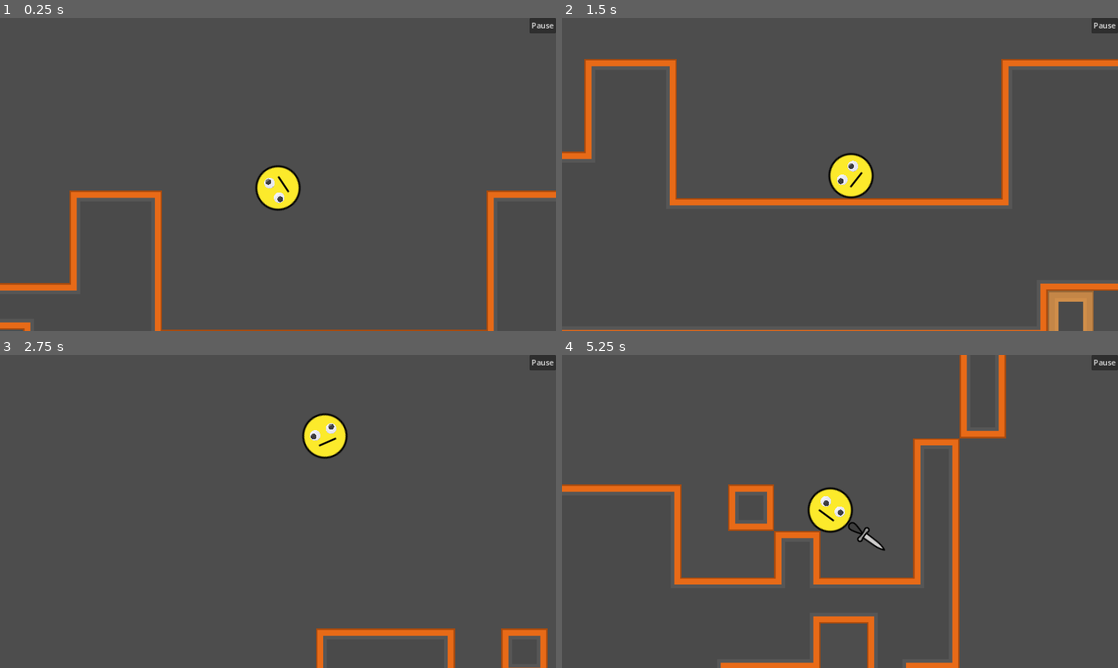
Above: before the commit, frames 1-4 (two rows, left to right).
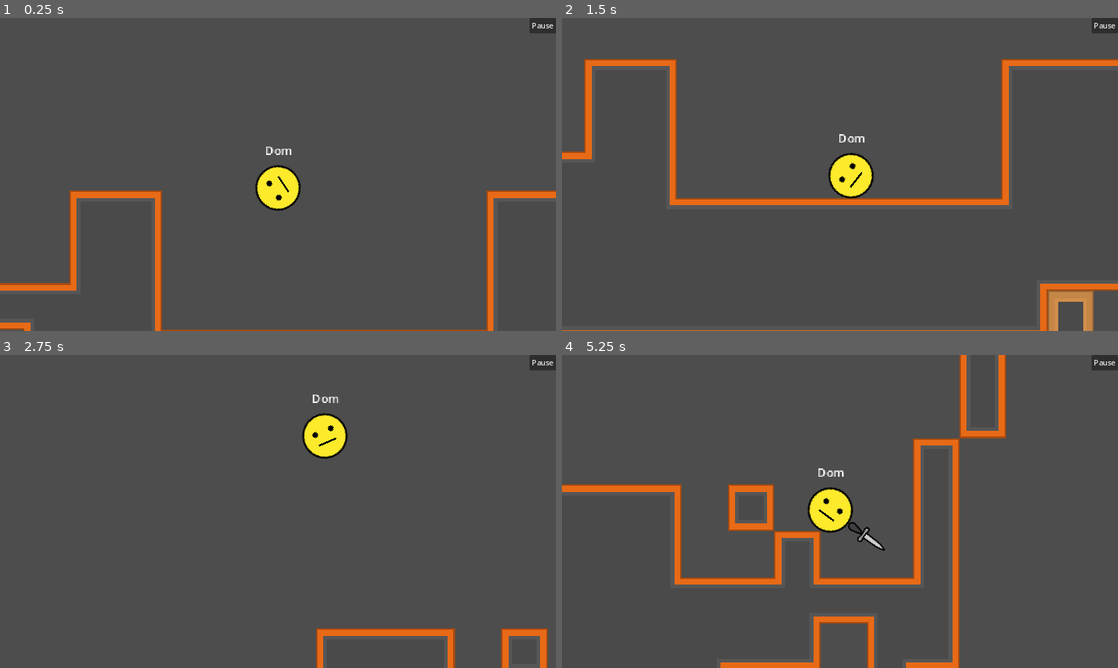
Above: after the commit, the same moments.

Repository: DominickRobinson/TheEmojiVideoGame
Game: Godot game, scene res://Scenes/Levels/test_stage.tscn
Two runs of this game, one before a commit and one after it. Both use one fixed random seed, a clock stepped at 60 frames per second and the inputs below.
Inputs (mouse positions are in pixels of both pictures, inside the frame that each line leads up to):
- Up to frame 1 (0.25 s): no input
- Up to frame 2 (1.5 s): click "Pause" at 0.5 s; click "Resume Game" at 1.25 s
- Up to frame 3 (2.75 s): tap Enter (ui_accept) at 2, 2.27 s; move the mouse to (400, 495) at 2.02 s; hold Right (ui_right) from 2.03 s (still down)
- Up to frame 4 (5.25 s): move the mouse to (728, 527) at 2.77 s; release Right (ui_right) at 2.78 s; hold Down (ui_down) 2.78-3.53 s; tap Enter (ui_accept) at 3.02, 4.52 s; move the mouse to (895, 442) at 3.52 s; hold Right (ui_right) 3.53-5.03 s; move the mouse to (812, 574) at 4.27 s; move the mouse to (1006, 558) at 5.02 s; hold Left (ui_left) from 5.03 s (still down)

The runs differ from the first frame. In frame 1, 0.5% of the frame differs, in the area x 0-100%, y 1-100%; in frame 2, 0.8%; in frame 3, 0.5%; in frame 4, 1.0%, in the area x 0-100%, y 0-100%.

Commit message:
created sound, music managers, set googly eyes button, drafted scene tree layout, etc.

Diff:
--- /dev/null
+++ b/Autoloads/Misc/music_player.gd
@@ -0,0 +1,27 @@
+class_name MusicPlayer
+extends AudioStreamPlayer
+
+
+
+func _ready():
+	loop()
+
+
+func play_sound(sound : AudioStream):
+	#loads stream into audio player and plays sound effect
+	stream = sound
+	play()
+
+	#wait until finished to see if need to loop
+	await self.finished
+
+	#loops if necessary
+	play()
+
+
+func stop_playing():
+	stop()
+
+
+func loop():
+	self.finished.connect(play)
--- /dev/null
+++ b/Autoloads/Misc/music_player.tscn
@@ -0,0 +1,6 @@
+[gd_scene load_steps=2 format=3 uid="uid://b504mdxy4n55x"]
+
+[ext_resource type="Script" path="res://Autoloads/Misc/music_player.gd" id="1_hid1s"]
+
+[node name="MusicPlayer" type="AudioStreamPlayer"]
+script = ExtResource("1_hid1s")
--- /dev/null
+++ b/Autoloads/Misc/sound_player.gd
@@ -0,0 +1,28 @@
+class_name SoundPlayer
+extends AudioStreamPlayer
+
+
+
+func play_sound(sound : AudioStream, loop := false):
+
+	#loops audio if necessary
+	if loop: loop()
+	else: unloop()
+
+	#loads stream into audio player and plays sound effect
+	stream = sound
+	play()
+
+	#returns self in case whoever called this needs to know which sound effect player
+	return self
+
+
+func stop_playing():
+	stop()
+
+
+func loop():
+	self.finished.connect(play)
+
+func unloop():
+	self.finished.disconnect(play)
--- /dev/null
+++ b/Autoloads/Misc/sound_player.tscn
@@ -0,0 +1,10 @@
+[gd_scene load_steps=2 format=3 uid="uid://cok2detyy3y6o"]
+
+[ext_resource type="Script" path="res://Autoloads/Misc/sound_player.gd" id="1_mm7mh"]
+
+[node name="SoundPlayer" type="AudioStreamPlayer"]
+editor_description = "var occupied  <-- is stream player being used
+  (for sound effects that require more than just one-shot playing)
+
+Remember to move soundplayer2D to position where sound is coming from"
+script = ExtResource("1_mm7mh")
--- /dev/null
+++ b/Autoloads/Misc/sound_player_2d.gd
@@ -0,0 +1,39 @@
+class_name SoundPlayer2D
+extends AudioStreamPlayer2D
+
+
+var node_following
+
+
+
+func _physics_process(delta):
+	if node_following != null:
+		global_position = node_following.global_position
+
+
+func start_following(node):
+	node_following = node
+
+
+func stop_following():
+	node_following = null
+
+
+func play_sound(sound : AudioStream, loop := false):
+	#loads stream into audio player and plays sound effect
+	stream = sound
+	play()
+
+	#wait until finished to see if need to loop
+	await self.finished
+
+	#loops if necessary
+	if loop:
+		play()
+
+	#returns self in case whoever called this needs to know which sound effect player
+	return self
+
+
+func stop_playing():
+	stop()
--- /dev/null
+++ b/Autoloads/Misc/sound_player_2d.tscn
@@ -0,0 +1,11 @@
+[gd_scene load_steps=2 format=3 uid="uid://cbw4fm4yormuu"]
+
+[ext_resource type="Script" path="res://Autoloads/Misc/sound_player_2d.gd" id="1_u5myu"]
+
+[node name="SoundPlayer2D" type="AudioStreamPlayer2D"]
+editor_description = "var occupied  <-- is stream player being used
+  (for sound effects that require more than just one-shot playing)
+
+Remember to move soundplayer2D to position where sound is coming from"
+scale = Vector2(1, 0.998895)
+script = ExtResource("1_u5myu")
--- /dev/null
+++ b/Autoloads/MusicManager.gd
@@ -0,0 +1,17 @@
+extends Node
+
+
+var MusicPlayerInstance = preload("res://Autoloads/Misc/music_player.tscn")
+
+var music_dictionary = {}
+var music_player
+
+func _ready():
+	music_player = MusicPlayerInstance.instantiate()
+	add_child(music_player)
+
+#plays track
+func play_song(song_name : String):
+	var song_filepath = music_dictionary[song_name]
+	var song = load(song_filepath)
+	music_player.play_song(song)
--- /dev/null
+++ b/Autoloads/PlayerManager.gd
@@ -0,0 +1,33 @@
+extends Node
+
+
+var players : Array[Player]
+
+var googly_mode = false
+
+
+# Called when the node enters the scene tree for the first time.
+func _ready():
+	get_all_players()
+
+
+func get_all_players():
+	players.clear()
+	get_player_children(get_tree().get_root())
+	print(players)
+
+
+func get_player_children(node = self):
+	var children = node.get_children()
+	for c in children:
+		if is_instance_valid(c):
+			if c is Player:
+				players.append(c)
+			get_player_children(c)
+
+
+func set_googly_eyes(googly_on := true):
+	get_all_players()
+	for p in players:
+		p = p as Player
+		p.googly_eyes_mode = googly_on
--- /dev/null
+++ b/Autoloads/SoundManager.gd
@@ -0,0 +1,52 @@
+extends Node
+
+
+var sound_effects_dictionary = {}
+var SoundPlayerInstance = preload("res://Autoloads/Misc/sound_player.tscn")
+var SoundPlayer2DInstance = preload("res://Autoloads/Misc/sound_player_2d.tscn")
+var sound_players : Array[SoundPlayer]
+var sound_players_2d : Array[SoundPlayer2D]
+
+var number_of_sound_players = 10
+var number_of_sound_players_2d = 10
+
+
+func _ready():
+	#create sound players
+	for i in number_of_sound_players:
+		var a = SoundPlayerInstance.instantiate()
+		add_child(a)
+		sound_players.append(a)
+	#create 2d sound players
+	for i in number_of_sound_players_2d:
+		var a = SoundPlayer2DInstance.instantiate()
+		add_child(a)
+		sound_players_2d.append(a)
+
+
+#play regular sound
+func play_sound(sound_name : String, node):
+	var sound_filepath = sound_effects_dictionary[sound_name]
+	var sound = load(sound_filepath)
+	var sound_player = get_free_sound_player().play_sound(sound)
+	return sound_player
+#plays 2d sound
+func play_sound_2d(sound_name : String, node):
+	var sound_filepath = sound_effects_dictionary[sound_name]
+	var sound = load(sound_filepath)
+	var sound_player_2d = get_free_sound_player_2d().play_sound(sound)
+	#because this is 2d sound, we want to follow the node that called this function
+	sound_player_2d.set_following(node)
+	return sound_player_2d
+
+
+#finds an unoccupied sound player
+func get_free_sound_player():
+	for a in sound_players:
+		if not a.playing:
+			return a
+#finds an unoccupied 2d sound player
+func get_free_sound_player_2d():
+	for a in sound_players_2d:
+		if not a.playing:
+			return a
--- /dev/null
+++ b/Brainstorm/everything_structure_brainstorm.tscn
@@ -0,0 +1,142 @@
+[gd_scene load_steps=7 format=3 uid="uid://bqqklfmr3vf3m"]
+
+[ext_resource type="PackedScene" uid="uid://cbw4fm4yormuu" path="res://Autoloads/Misc/sound_player_2d.tscn" id="1_a3ak0"]
+[ext_resource type="PackedScene" uid="uid://b504mdxy4n55x" path="res://Autoloads/Misc/music_player.tscn" id="1_amudg"]
+[ext_resource type="Script" path="res://Autoloads/MusicManager.gd" id="1_rjy0k"]
+[ext_resource type="PackedScene" uid="uid://cok2detyy3y6o" path="res://Autoloads/Misc/sound_player.tscn" id="2_n0wv2"]
+[ext_resource type="Script" path="res://Autoloads/SoundManager.gd" id="3_ci7b3"]
+[ext_resource type="Script" path="res://Autoloads/PlayerManager.gd" id="6_r1eap"]
+
+[node name="EverythingStructureBrainstorm" type="Node"]
+editor_description = "brainstorming scene tree structure"
+
+[node name="Autoloads" type="Node" parent="."]
+
+[node name="MusicManager" type="Node" parent="Autoloads"]
+editor_description = "Contains audiostream to play music"
+script = ExtResource("1_rjy0k")
+
+[node name="MusicPlayer" parent="Autoloads/MusicManager" instance=ExtResource("1_amudg")]
+
+[node name="SoundManager" type="Node" parent="Autoloads"]
+editor_description = "Contains pool of audiostreams to play sound effects"
+script = ExtResource("3_ci7b3")
+
+[node name="SoundPlayer2D" parent="Autoloads/SoundManager" instance=ExtResource("1_a3ak0")]
+
+[node name="SoundPlayer" parent="Autoloads/SoundManager" instance=ExtResource("2_n0wv2")]
+
+[node name="LevelManager" type="Node" parent="Autoloads"]
+editor_description = "List of levels and contains functions to transition between them"
+
+[node name="MultiplayerManager" type="Node" parent="Autoloads"]
+
+[node name="PlayerManager" type="Node" parent="Autoloads"]
+editor_description = "Keeps track of personal player info like id, display name, node path, etc."
+script = ExtResource("6_r1eap")
+
+[node name="CameraManager" type="Node" parent="Autoloads"]
+editor_description = "maybe needed?
+Cameras container can connect to this manager on level load"
+
+[node name="GUI" type="CanvasLayer" parent="."]
+
+[node name="Pause" type="Control" parent="GUI"]
+layout_mode = 3
+anchors_preset = 0
+offset_right = 40.0
+offset_bottom = 40.0
+
+[node name="PauseButton" type="Control" parent="GUI/Pause"]
+anchors_preset = 0
+offset_right = 40.0
+offset_bottom = 40.0
+
+[node name="PauseMenu" type="Control" parent="GUI/Pause"]
+anchors_preset = 0
+offset_right = 40.0
+offset_bottom = 40.0
+
+[node name="Transition" type="Control" parent="GUI"]
+layout_mode = 3
+anchors_preset = 0
+offset_right = 40.0
+offset_bottom = 40.0
+
+[node name="Players" type="Node" parent="."]
+editor_description = "Contains functions that apply to all players: set googly eyes, toggle player tags"
+
+[node name="LevelContainer" type="Node" parent="."]
+
+[node name="Level" type="Node2D" parent="LevelContainer"]
+
+[node name="Tilemap" type="Node2D" parent="LevelContainer/Level"]
+
+[node name="Objects" type="Node2D" parent="LevelContainer/Level"]
+
+[node name="Spawnpoints" type="Node2D" parent="LevelContainer/Level"]
+
+[node name="Rules" type="Node" parent="LevelContainer/Level"]
+editor_description = "Contains rules for specific minigame
+Should connect signals e.g. on bounce in volleyball, double bounce in tennis, etc."
+
+[node name="CanvasLayer" type="CanvasLayer" parent="LevelContainer/Level/Rules"]
+
+[node name="HowToPlay" type="Control" parent="LevelContainer/Level/Rules/CanvasLayer"]
+editor_description = "Both players are ready and game begins when they click to exit the screen"
+layout_mode = 3
+anchors_preset = 0
+offset_right = 40.0
+offset_bottom = 40.0
+
+[node name="Scores" type="Control" parent="LevelContainer/Level/Rules/CanvasLayer"]
+layout_mode = 3
+anchors_preset = 0
+offset_right = 40.0
+offset_bottom = 40.0
+
+[node name="ParallaxBackground" type="ParallaxBackground" parent="LevelContainer/Level"]
+
+[node name="ParallaxLayer" type="ParallaxLayer" parent="LevelContainer/Level/ParallaxBackground"]
+
+[node name="Cameras" type="Node2D" parent="."]
+editor_description = "@export var camera_limits : Vetcor2"
+
+[node name="FollowCamera" type="Camera2D" parent="Cameras"]
+
+[node name="MainCamera" type="Camera2D" parent="Cameras"]
+
+[node name="Notes" type="Node" parent="."]
+editor_description = "-Document physics, canvas layers
+-etc."
+
+[node name="ScenesNeeded" type="Node" parent="Notes"]
+
+[node name="MainMenu" type="Node" parent="Notes/ScenesNeeded"]
+
+[node name="Lobby" type="Node" parent="Notes/ScenesNeeded"]
+editor_description = "Contains portals to each game"
+
+[node name="Games" type="Node" parent="Notes/ScenesNeeded"]
+
+[node name="Tennis" type="Node" parent="Notes/ScenesNeeded/Games"]
+
+[node name="Volleyball" type="Node" parent="Notes/ScenesNeeded/Games"]
+
+[node name="Golf" type="Node" parent="Notes/ScenesNeeded/Games"]
+
+[node name="Basketball" type="Node" parent="Notes/ScenesNeeded/Games"]
+
+[node name="Soccer" type="Node" parent="Notes/ScenesNeeded/Games"]
+
+[node name="Sprint" type="Node" parent="Notes/ScenesNeeded/Games"]
+
+[node name="Horse Racing" type="Node" parent="Notes/ScenesNeeded/Games"]
+
+[node name="Platformer" type="Node" parent="Notes/ScenesNeeded/Games"]
+
+[node name="Fighting" type="Node" parent="Notes/ScenesNeeded/Games"]
+
+[node name="SwordFighting" type="Node" parent="Notes/ScenesNeeded/Games/Fighting"]
+
+[node name="Boxing" type="Node" parent="Notes/ScenesNeeded/Games/Fighting"]
--- /dev/null
+++ b/Scenes/Screens/MultiplayerMenuContainer.gd
@@ -0,0 +1,19 @@
+extends PanelContainer
+
+
+@onready var address_entry = $VBoxContainer/AddressEntry
+
+const Player = preload("res://Scenes/player.tscn")
+const PORT = 9999
+var enet_peer = ENetMultiplayerPeer.new()
+
+func _on_host_button_pressed():
+	enet_peer.create_server(PORT)
+	multiplayer.multiplayer_peer = enet_peer
+
+func _on_join_button_pressed():
+	pass # Replace with function body.
+
+func add_player(peer_id):
+	var player = Player.instantiate()
+	player.name = str(peer_id)
--- /dev/null
+++ b/Scenes/Screens/main_menu.tscn
@@ -0,0 +1,76 @@
+[gd_scene load_steps=2 format=3 uid="uid://c0j2dviphpgof"]
+
+[ext_resource type="Script" path="res://Scenes/Screens/MultiplayerMenuContainer.gd" id="1_p2ner"]
+
+[node name="MainMenu" type="Control"]
+layout_mode = 3
+anchors_preset = 15
+anchor_right = 1.0
+anchor_bottom = 1.0
+grow_horizontal = 2
+grow_vertical = 2
+metadata/_edit_use_anchors_ = true
+
+[node name="CenterContainer" type="CenterContainer" parent="."]
+layout_mode = 2
+offset_left = 459.0
+offset_top = 215.0
+offset_right = 693.0
+offset_bottom = 433.0
+size_flags_horizontal = 4
+size_flags_vertical = 4
+
+[node name="VBoxContainer" type="VBoxContainer" parent="CenterContainer"]
+layout_mode = 2
+alignment = 1
+
+[node name="TitleContainer" type="PanelContainer" parent="CenterContainer/VBoxContainer"]
+layout_mode = 2
+
+[node name="Label" type="Label" parent="CenterContainer/VBoxContainer/TitleContainer"]
+layout_mode = 2
+theme_override_font_sizes/font_size = 30
+text = "The Emoji Game"
+horizontal_alignment = 1
+
+[node name="Control" type="Control" parent="CenterContainer/VBoxContainer"]
+custom_minimum_size = Vector2(0, 20)
+layout_mode = 2
+
+[node name="MultiplayerMenuContainer" type="PanelContainer" parent="CenterContainer/VBoxContainer"]
+layout_mode = 2
+script = ExtResource("1_p2ner")
+
+[node name="VBoxContainer" type="VBoxContainer" parent="CenterContainer/VBoxContainer/MultiplayerMenuContainer"]
+layout_mode = 2
+
+[node name="Label" type="Label" parent="CenterContainer/VBoxContainer/MultiplayerMenuContainer/VBoxContainer"]
+layout_mode = 2
+theme_override_font_sizes/font_size = 20
+text = "Multiplayer"
+horizontal_alignment = 1
+
+[node name="Control" type="Control" parent="CenterContainer/VBoxContainer/MultiplayerMenuContainer/VBoxContainer"]
+custom_minimum_size = Vector2(0, 10)
+layout_mode = 2
+
+[node name="JoinButton" type="Button" parent="CenterContainer/VBoxContainer/MultiplayerMenuContainer/VBoxContainer"]
+layout_mode = 2
+text = "Join"
+
+[node name="Control2" type="Control" parent="CenterContainer/VBoxContainer/MultiplayerMenuContainer/VBoxContainer"]
+custom_minimum_size = Vector2(0, 5)
+layout_mode = 2
+
+[node name="HostButton" type="Button" parent="CenterContainer/VBoxContainer/MultiplayerMenuContainer/VBoxContainer"]
+layout_mode = 2
+text = "Host"
+
+[node name="AddressEntry" type="LineEdit" parent="CenterContainer/VBoxContainer/MultiplayerMenuContainer/VBoxContainer"]
+layout_mode = 2
+placeholder_text = "Enter address here to join"
+alignment = 1
+expand_to_text_length = true
+
+[connection signal="pressed" from="CenterContainer/VBoxContainer/MultiplayerMenuContainer/VBoxContainer/JoinButton" to="CenterContainer/VBoxContainer/MultiplayerMenuContainer" method="_on_join_button_pressed"]
+[connection signal="pressed" from="CenterContainer/VBoxContainer/MultiplayerMenuContainer/VBoxContainer/HostButton" to="CenterContainer/VBoxContainer/MultiplayerMenuContainer" method="_on_host_button_pressed"]
--- a/Scenes/UI/gui.gd
+++ b/Scenes/UI/gui.gd
@@ -5,7 +5,6 @@
 func _ready():
 	visible = true
 
-
 # Called every frame. 'delta' is the elapsed time since the previous frame.
 func _process(delta):
 	pass
--- a/Scenes/UI/gui.tscn
+++ b/Scenes/UI/gui.tscn
@@ -23,6 +23,7 @@
 offset_left = -55.0
 offset_bottom = 31.0
 grow_horizontal = 0
+focus_mode = 0
 text = "Pause"
 
 [node name="PauseMenu" type="Control" parent="Pause"]
@@ -32,67 +33,93 @@
 anchor_bottom = 1.0
 grow_horizontal = 2
 grow_vertical = 2
+mouse_filter = 2
 
-[node name="Panel" type="Panel" parent="Pause/PauseMenu"]
+[node name="PanelContainer" type="PanelContainer" parent="Pause/PauseMenu"]
 layout_mode = 1
-anchors_preset = 15
-anchor_right = 1.0
-anchor_bottom = 1.0
+anchors_preset = 8
+anchor_left = 0.5
+anchor_top = 0.5
+anchor_right = 0.5
+anchor_bottom = 0.5
+offset_left = -119.0
+offset_top = -198.5
+offset_right = 119.0
+offset_bottom = 198.5
 grow_horizontal = 2
 grow_vertical = 2
 
-[node name="CenterContainer" type="CenterContainer" parent="Pause/PauseMenu"]
-layout_mode = 1
-anchors_preset = 15
-anchor_right = 1.0
-anchor_bottom = 1.0
-grow_horizontal = 2
-grow_vertical = 2
-
-[node name="VBoxContainer" type="VBoxContainer" parent="Pause/PauseMenu/CenterContainer"]
+[node name="CenterContainer" type="CenterContainer" parent="Pause/PauseMenu/PanelContainer"]
 layout_mode = 2
 
-[node name="Label" type="Label" parent="Pause/PauseMenu/CenterContainer/VBoxContainer"]
+[node name="VBoxContainer" type="VBoxContainer" parent="Pause/PauseMenu/PanelContainer/CenterContainer"]
+layout_mode = 2
+
+[node name="Label" type="Label" parent="Pause/PauseMenu/PanelContainer/CenterContainer/VBoxContainer"]
 layout_mode = 2
 theme_override_font_sizes/font_size = 29
 text = "Pause Menu"
 horizontal_alignment = 1
+vertical_alignment = 1
 
-[node name="Control" type="Control" parent="Pause/PauseMenu/CenterContainer/VBoxContainer"]
-custom_minimum_size = Vector2(0, 20)
+[node name="Control" type="Control" parent="Pause/PauseMenu/PanelContainer/CenterContainer/VBoxContainer"]
+custom_minimum_size = Vector2(0, 10)
 layout_mode = 2
 
-[node name="ResumeButton" type="Button" parent="Pause/PauseMenu/CenterContainer/VBoxContainer"]
+[node name="ResumeButton" type="Button" parent="Pause/PauseMenu/PanelContainer/CenterContainer/VBoxContainer"]
 layout_mode = 2
 size_flags_horizontal = 4
 text = "Resume Game"
 
-[node name="Control2" type="Control" parent="Pause/PauseMenu/CenterContainer/VBoxContainer"]
+[node name="Control2" type="Control" parent="Pause/PauseMenu/PanelContainer/CenterContainer/VBoxContainer"]
 custom_minimum_size = Vector2(0, 20)
 layout_mode = 2
 
-[node name="VBoxContainer" type="VBoxContainer" parent="Pause/PauseMenu/CenterContainer/VBoxContainer"]
+[node name="VBoxContainer" type="VBoxContainer" parent="Pause/PauseMenu/PanelContainer/CenterContainer/VBoxContainer"]
 layout_mode = 2
 size_flags_horizontal = 4
 
-[node name="Settings" type="Label" parent="Pause/PauseMenu/CenterContainer/VBoxContainer/VBoxContainer"]
+[node name="Settings" type="Label" parent="Pause/PauseMenu/PanelContainer/CenterContainer/VBoxContainer/VBoxContainer"]
 layout_mode = 2
 text = "Settings"
 horizontal_alignment = 1
 
-[node name="GooglyEyeButton" type="Button" parent="Pause/PauseMenu/CenterContainer/VBoxContainer/VBoxContainer"]
+[node name="NameTagsVisibleButton" type="Button" parent="Pause/PauseMenu/PanelContainer/CenterContainer/VBoxContainer/VBoxContainer"]
 layout_mode = 2
 toggle_mode = true
-text = "Googly Eye Mode"
+text = "Show name tags"
 
-[node name="Control3" type="Control" parent="Pause/PauseMenu/CenterContainer/VBoxContainer"]
+[node name="Control3" type="Control" parent="Pause/PauseMenu/PanelContainer/CenterContainer/VBoxContainer"]
+custom_minimum_size = Vector2(0, 10)
+layout_mode = 2
+
+[node name="VBoxContainer2" type="VBoxContainer" parent="Pause/PauseMenu/PanelContainer/CenterContainer/VBoxContainer"]
+layout_mode = 2
+size_flags_horizontal = 4
+
+[node name="MoreSettings" type="Label" parent="Pause/PauseMenu/PanelContainer/CenterContainer/VBoxContainer/VBoxContainer2"]
+layout_mode = 2
+text = "More Settings"
+horizontal_alignment = 1
+
+[node name="GooglyEyeButton" type="Button" parent="Pause/PauseMenu/PanelContainer/CenterContainer/VBoxContainer/VBoxContainer2"]
+layout_mode = 2
+toggle_mode = true
+text = "Googly eye mode"
+
+[node name="PerspectiveModeButton" type="Button" parent="Pause/PauseMenu/PanelContainer/CenterContainer/VBoxContainer/VBoxContainer2"]
+layout_mode = 2
+toggle_mode = true
+text = "Perspective mode"
+
+[node name="Control4" type="Control" parent="Pause/PauseMenu/PanelContainer/CenterContainer/VBoxContainer"]
 custom_minimum_size = Vector2(0, 20)
 layout_mode = 2
 
-[node name="QuitButton" type="Button" parent="Pause/PauseMenu/CenterContainer/VBoxContainer"]
+[node name="MainMenuButton" type="Button" parent="Pause/PauseMenu/PanelContainer/CenterContainer/VBoxContainer"]
 layout_mode = 2
 size_flags_horizontal = 4
 text = "Go to Main Menu"
 
 [connection signal="pressed" from="Pause/PauseButton" to="Pause" method="_on_pause_button_pressed"]
-[connection signal="pressed" from="Pause/PauseMenu/CenterContainer/VBoxContainer/ResumeButton" to="Pause" method="_on_resume_button_pressed"]
+[connection signal="pressed" from="Pause/PauseMenu/PanelContainer/CenterContainer/VBoxContainer/ResumeButton" to="Pause" method="_on_resume_button_pressed"]
--- a/Scenes/UI/pause.gd
+++ b/Scenes/UI/pause.gd
@@ -5,9 +5,13 @@
 @onready var pause_button = $PauseButton
 @onready var pause_menu = $PauseMenu
 
+@onready var googly_button = $PauseMenu/PanelContainer/CenterContainer/VBoxContainer/VBoxContainer2/GooglyEyeButton
+
 # Called when the node enters the scene tree for the first time.
 func _ready():
 	pause_menu.visible = false
+
+	googly_button.toggled.connect(PlayerManager.set_googly_eyes)
 
 
 # Called every frame. 'delta' is the elapsed time since the previous frame.
@@ -16,7 +20,7 @@
 
 
 func _on_pause_button_pressed():
-	pause_menu.visible = true
+	pause_menu.visible = not pause_menu.visible
 
 
 func _on_resume_button_pressed():
--- /dev/null
+++ b/Scenes/name_tag.gd
@@ -0,0 +1,17 @@
+@tool
+extends Node2D
+
+@export var text : String = "*name"
+@export var offset : Vector2 = Vector2(0,0)
+
+@onready var parent = get_parent()
+@onready var label = $Label
+
+func _ready():
+	label.text = text
+	visible = true
+
+
+func _process(delta):
+	global_position = parent.global_position + offset
+	global_rotation = 0
--- /dev/null
+++ b/Scenes/name_tag.tscn
@@ -0,0 +1,21 @@
+[gd_scene load_steps=2 format=3 uid="uid://b15cecip5ooqh"]
+
+[ext_resource type="Script" path="res://Scenes/name_tag.gd" id="1_hi3lw"]
+
+[node name="NameTag" type="Node2D"]
+script = ExtResource("1_hi3lw")
+
+[node name="Label" type="Label" parent="."]
+anchors_preset = 8
+anchor_left = 0.5
+anchor_top = 0.5
+anchor_right = 0.5
+anchor_bottom = 0.5
+offset_left = -26.5
+offset_top = -13.0
+offset_right = 26.5
+offset_bottom = 13.0
+grow_horizontal = 2
+grow_vertical = 2
+text = "*name"
+horizontal_alignment = 1
--- a/Scenes/player.gd
+++ b/Scenes/player.gd
@@ -1,7 +1,24 @@
+class_name Player
 extends RigidBody2D
 
 
 @onready var sword = $Sword
+@onready var googly_eyes = $GooglyEyes
+@onready var tag = $NameTag
+
+var googly_eyes_mode = PlayerManager.googly_mode :
+	set(value):
+		googly_eyes.visible = value
+	get:
+		return googly_eyes.visible
+var perspective_mode = false
+var tag_visible = true :
+	set(value):
+		tag.visible = value
+	get:
+		return tag.visible
+
+
 
 # Called when the node enters the scene tree for the first time.
 func _ready():
--- a/Scenes/player.tscn
+++ b/Scenes/player.tscn
@@ -1,9 +1,10 @@
-[gd_scene load_steps=11 format=3 uid="uid://b1f8wt7c4d088"]
+[gd_scene load_steps=12 format=3 uid="uid://b1f8wt7c4d088"]
 
 [ext_resource type="Texture2D" uid="uid://f7f3ju762xuo" path="res://Assets/Art/Emojis/png/smileys-emotion-00.png" id="1_nr6a3"]
 [ext_resource type="Script" path="res://Scenes/player.gd" id="1_w2v38"]
 [ext_resource type="Texture2D" uid="uid://mbfum1n0cibf" path="res://Assets/Art/Emojis/png/objects-01.png" id="3_q37x3"]
 [ext_resource type="PackedScene" uid="uid://b8xx0eyaw4k14" path="res://Assets/googly_eyes/eye.tscn" id="4_ng8uh"]
+[ext_resource type="PackedScene" uid="uid://b15cecip5ooqh" path="res://Scenes/name_tag.tscn" id="5_ms5xb"]
 
 [sub_resource type="PhysicsMaterial" id="PhysicsMaterial_v6tb0"]
 friction = 0.8
@@ -100,6 +101,7 @@
 frame = 54
 
 [node name="GooglyEyes" type="Node2D" parent="."]
+visible = false
 
 [node name="eye" parent="GooglyEyes" instance=ExtResource("4_ng8uh")]
 position = Vector2(-12, -6)
@@ -110,3 +112,8 @@
 position = Vector2(12, -6)
 eye_size = 15
 iris_size = 8
+
+[node name="NameTag" parent="." instance=ExtResource("5_ms5xb")]
+position = Vector2(0, -50)
+text = "Dom"
+offset = Vector2(0, -50)
--- a/project.godot
+++ b/project.godot
@@ -15,6 +15,10 @@
 config/features=PackedStringArray("4.0", "GL Compatibility")
 config/icon="res://icon.svg"
 
+[autoload]
+
+PlayerManager="*res://Autoloads/PlayerManager.gd"
+
 [display]
 
 window/size/mode=2
@@ -24,3 +28,4 @@
 
 renderer/rendering_method="gl_compatibility"
 renderer/rendering_method.mobile="gl_compatibility"
+textures/canvas_textures/default_texture_filter=0
